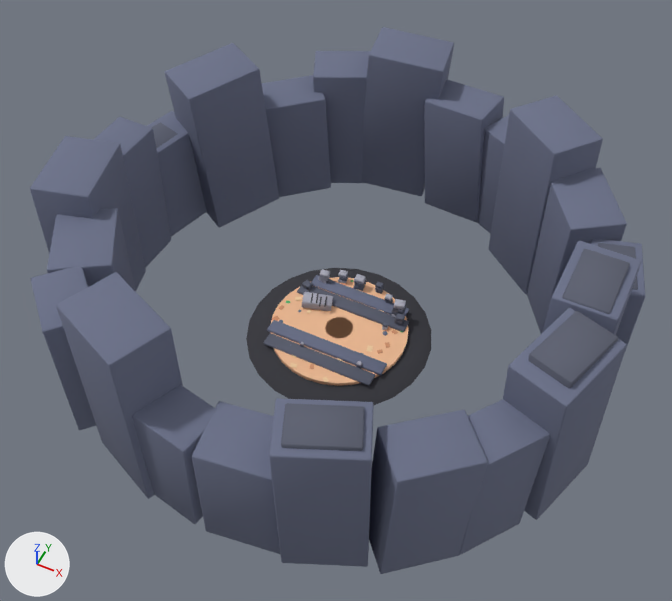
The glTF model game/assets/3d/env/stone_warden.glb: old version first, new version second.
Both versions are drawn from a 50 mm camera at (23.1, -46.8, 61.8) aimed at (0.4, -1.5, 5.2). Every picture has the same lights, and +X, +Y and +Z are marked at lower left. The picture after the commit comes second. Vertices at exactly the same position are counted once.

Names of what the first picture shows: 'StoneWardenGround'.
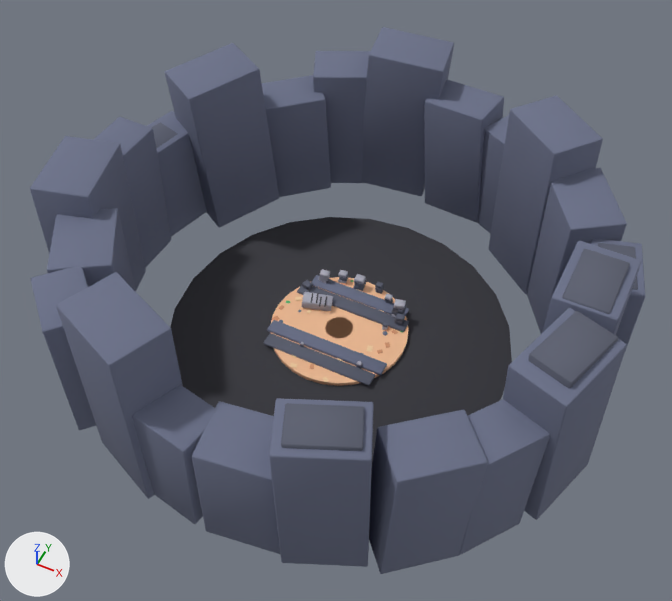
Changed parts and their boxes [x1, y1, x2, y2] in the pictures (672 x 601 px; the box of a moved part takes in the faces that stretch with it):
part 1 of me_cone, moved or reshaped
    before: [246, 268, 431, 405]
    after: [170, 217, 512, 461]

Diff of the bpy script that builds the scene:
```diff
--- a/game/assets/3d/env/stone_warden.glb.py
+++ b/game/assets/3d/env/stone_warden.glb.py
@@ me_cone @@
 me_cone.from_pydata(...)  # 3721 vertices, 6858 faces; spans x -23.7..23.2, y -21.7..23.9, z -0.9..16.1
 # used by ob_stonewardenground; location = (0.0, 0.0, 0.0)
+# me_cone part 1: the loose piece of 48 vertices spanning x -8.1..8.1, y -8.1..8.1, z -0.9..-0.4 is scaled about its middle by (1.85, 1.85, 1)
 me_cone.materials.append(mat_colormap)
```
